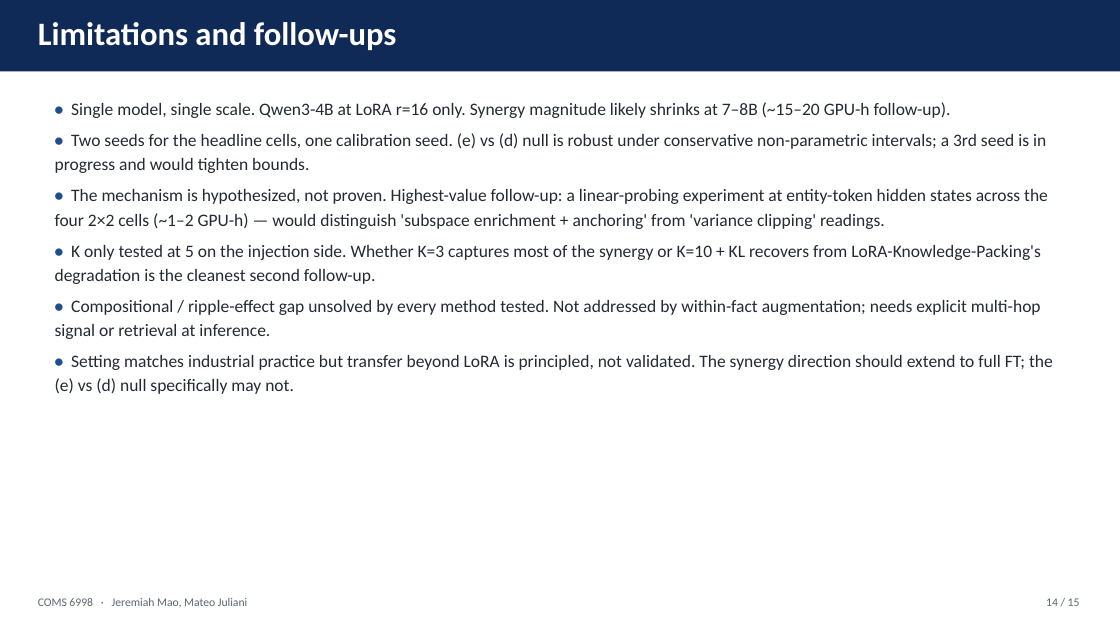
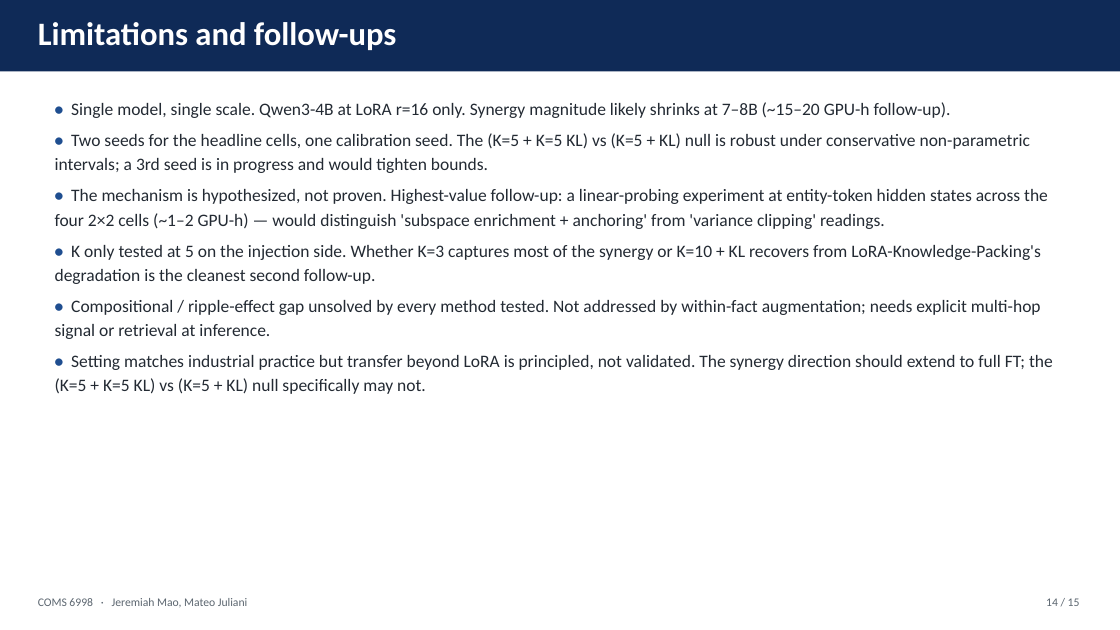
Before and after one commit to jeremiahmao/still-on-task-llm, a slide deck: slide 14 of paper_slides/synergy_deck.pptx. Drawn at 1120x630 pixels with LibreOffice and Linux fonts; fonts in the diff are those of the drawing. Boxes give left, top, right and bottom in pixels: in the first picture for what was removed or moved away, otherwise in the second. Text is boxed around its words. In the diff, an @@ line names an element or a change of style, - is before the commit and + after.

```diff
--- a/paper_slides/synergy_deck.pptx
+++ b/paper_slides/synergy_deck.pptx
@@ text at (x1=55, y1=133, x2=1030, y2=173): text changed @@
-• Two seeds for the headline cells, one calibration seed. (e) vs (d) null is robust under conservative non-parametric intervals; a 3rd seed is in progress and would tighten bounds.
+• Two seeds for the headline cells, one calibration seed. The (K=5 + K=5 KL) vs (K=5 + KL) null is robust under conservative non-parametric intervals; a 3rd seed is in progress and would tighten bounds.
@@ text at (x1=55, y1=355, x2=1053, y2=394): text changed @@
-• Setting matches industrial practice but transfer beyond LoRA is principled, not validated. The synergy direction should extend to full FT; the (e) vs (d) null specifically may not.
+• Setting matches industrial practice but transfer beyond LoRA is principled, not validated. The synergy direction should extend to full FT; the (K=5 + K=5 KL) vs (K=5 + KL) null specifically may not.
```
Also in this commit, not shown: 6 other slides changed, 1 other file.
